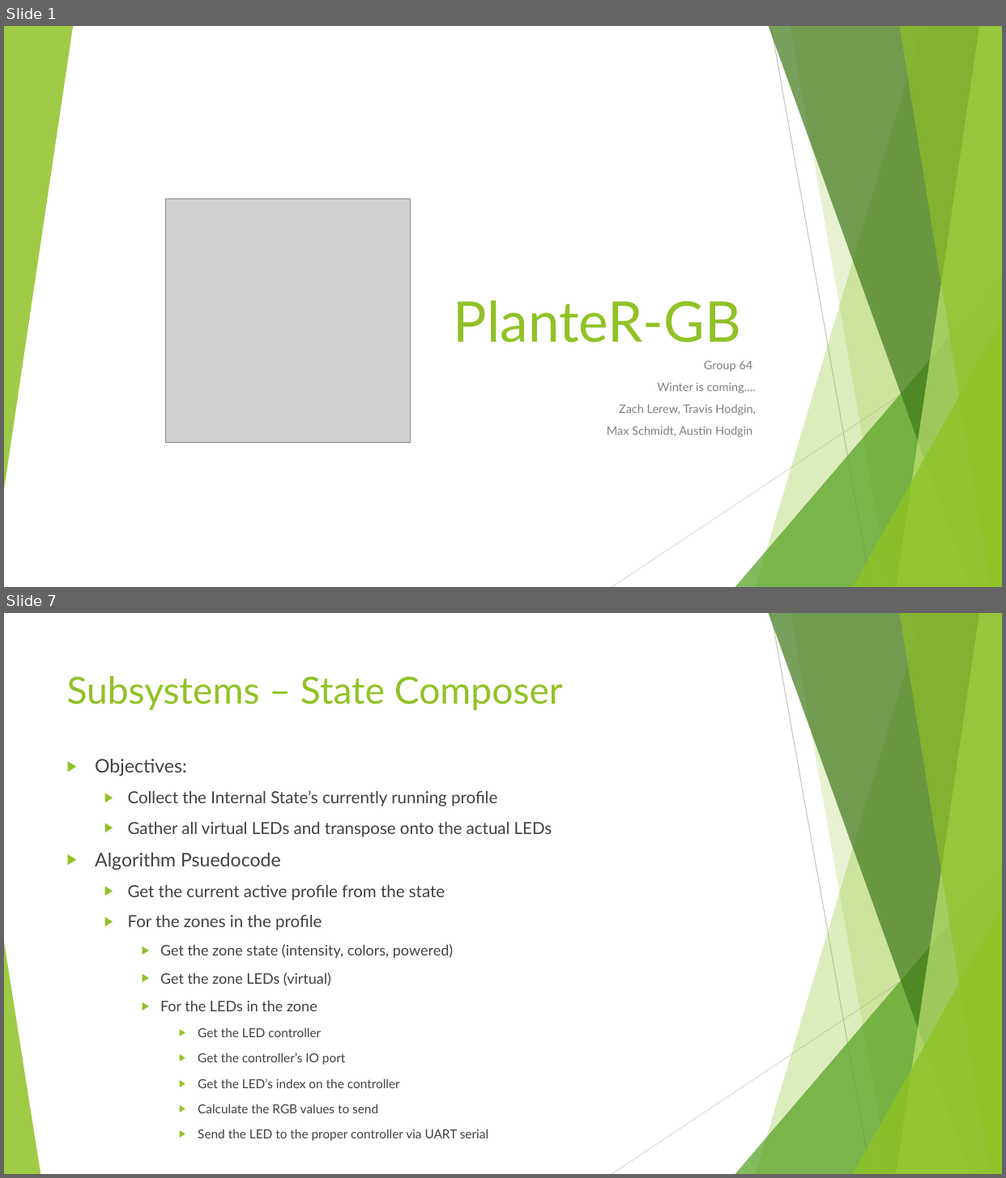
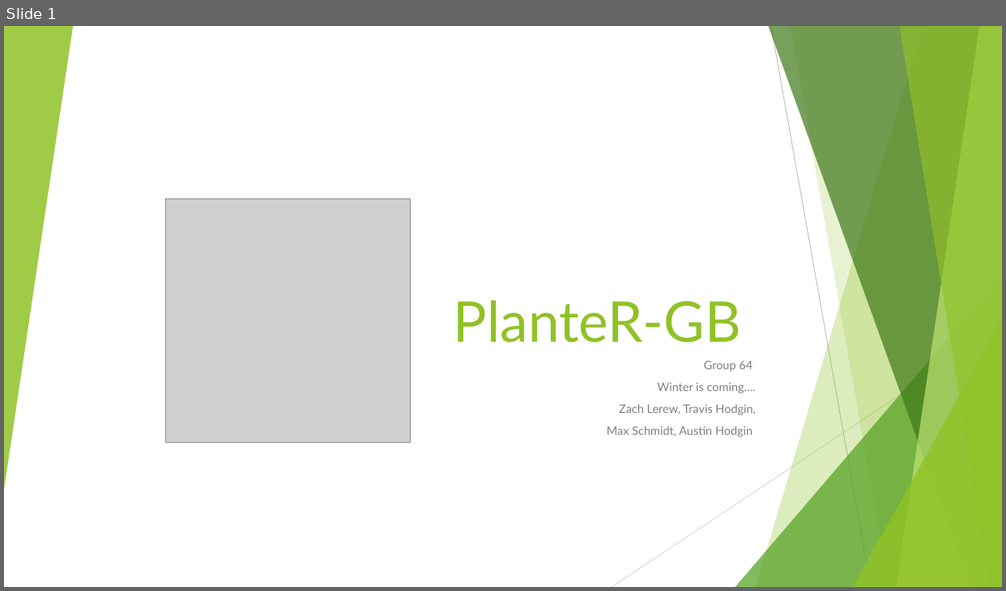
Before and after one commit to HodginAustin/Winter-Is-Coming, a slide deck: Documents/PresentationSpring/Spring Presentation.pptx. Shown one above the other, each under a label of ours: slides 1 and 7 before the commit, slide 1 after it; the slides between them are not shown. The pictures are 1006x1178 and 1006x591 pixels, drawn with LibreOffice and Linux fonts; fonts in the diff are those of the drawing; grey boxes stand for pictures. Boxes give left, top, right and bottom in pixels: in the first picture for what was removed or moved away, otherwise in the second. Text is boxed around its words. In the diff, an @@ line names an element or a change of style, - is before the commit and + after.

```diff
--- a/Documents/PresentationSpring/Spring Presentation.pptx
+++ b/Documents/PresentationSpring/Spring Presentation.pptx
@@ slide 7 removed at box(4, 613, 1002, 1174), background #FFFFFF; not listed: 9 template elements that a slide beside it also shows @@
@@ text removed at box(67, 676, 563, 710) @@
-Subsystems – State Composer
@@ text removed at box(95, 759, 552, 1141) @@
-▶ Objectives:
-  ▶ Collect the Internal State’s currently running profile
-  ▶ Gather all virtual LEDs and transpose onto the actual LEDs
-▶ Algorithm Psuedocode
-  ▶ Get the current active profile from the state
-  ▶ For the zones in the profile
-    ▶ Get the zone state (intensity, colors, powered)
-    ▶ Get the zone LEDs (virtual)
-    ▶ For the LEDs in the zone
-      ▶ Get the LED controller
-      ▶ Get the controller’s IO port
-      ▶ Get the LED’s index on the controller
-      ▶ Calculate the RGB values to send
-      ▶ Send the LED to the proper controller via UART serial
@@ triangle removed at box(4, 942, 40, 1174) @@
```
Also in this commit, not shown: 2 slides added, 8 other slides removed.
